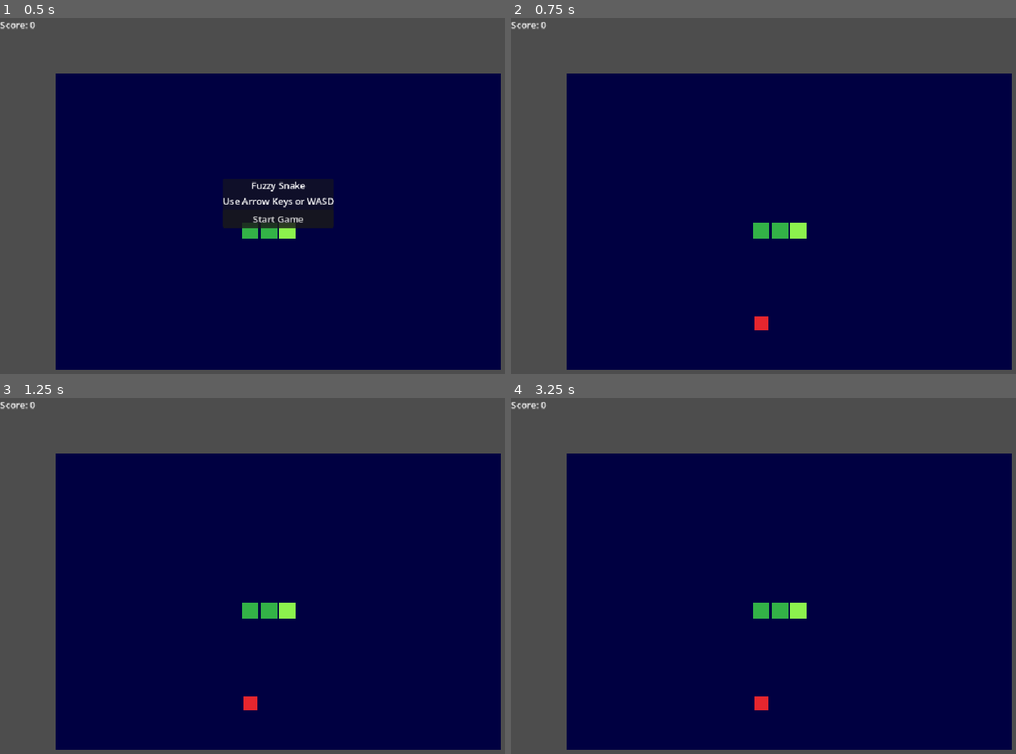
Above: before the commit, frames 1-4 (two rows, left to right).
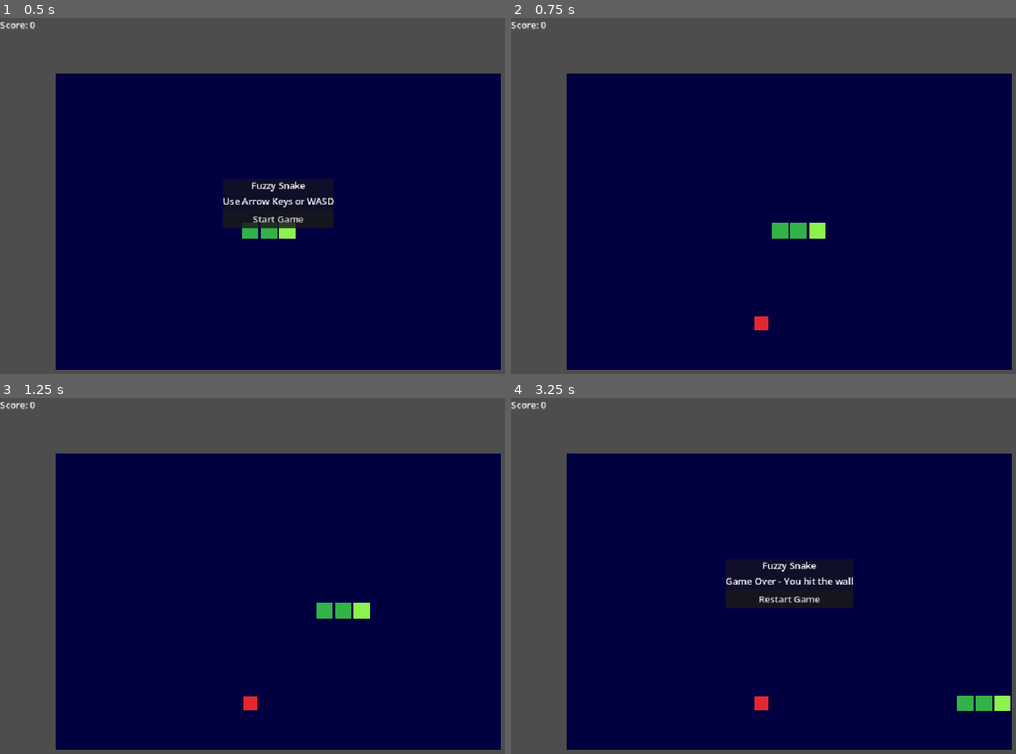
Above: after the commit, the same moments.

Repository: bbeck2417/SDEV148GroupProject
Game: Godot game, scene res://scenes/Main.tscn
Same seed, same stepped clock (60 frames per second), same inputs: the game is played once before the commit and once after it.
Inputs:
- Up to frame 1 (0.5 s): no input
- Up to frame 2 (0.75 s): click "Start Game" at 0.5 s
- Up to frame 3 (1.25 s): no input
- Up to frame 4 (3.25 s): hold Right (move_right) 1.28-2.03 s; hold Down (move_down) 2.03-2.78 s; hold Right (move_right) from 2.78 s (still down)

Frame 1 is identical in both runs. In frame 2, 0.4% of the frame differs, in the area x 47-63%, y 57-62%; in frame 3, 0.9%; in frame 4, 2.5%, in the area x 42-99%, y 45-88%.

Commit message:
added movement scoring and collision rules

Diff:
--- a/scripts/game_controller.gd
+++ b/scripts/game_controller.gd
@@ -34,8 +34,41 @@
 	score_label.text = "Score: " + str(score)
 
 
-func _on_move_timer_timeout() -> void:
-	pass # Replace with function body.
+func _on_move_timer_timeout():
+	if not game_running:
+		return
+
+	var next_head = snake.get_next_head_position()
+	var growing = next_head == apple.grid_position
+
+	if is_outside_board(next_head):
+		finish_game("Game Over - You hit the wall")
+		return
+
+	if snake.would_collide(next_head, growing):
+		finish_game("Game Over - You hit the snake")
+		return
+
+	snake.advance(growing)
+
+	if growing:
+		score += points_per_apple
+		update_score_label()
+
+		if not place_apple():
+			finish_game("You Win!")
+
+func is_outside_board(cell):
+	if cell.x < 0:
+		return true
+	if cell.x >= grid_columns:
+		return true
+	if cell.y < 0:
+		return true
+	if cell.y >= grid_rows:
+		return true
+	return false
+
 
 func place_apple():
 	var available_cells = []
@@ -73,11 +106,11 @@
 	place_apple()
 	move_timer.start()
 
-func finish_game():
+func finish_game(message):
 	game_running = false
 	move_timer.stop()
 	center_panel.visible = true
-	message_label.text = "Game Over"
+	message_label.text = message
 	start_button.visible = false
 	restart_button.visible = true
 
